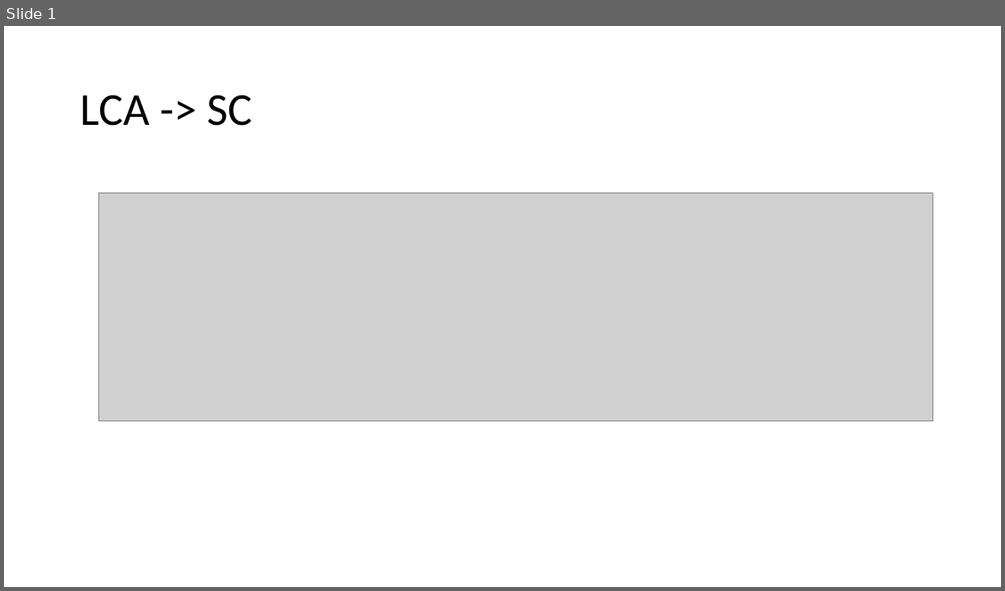
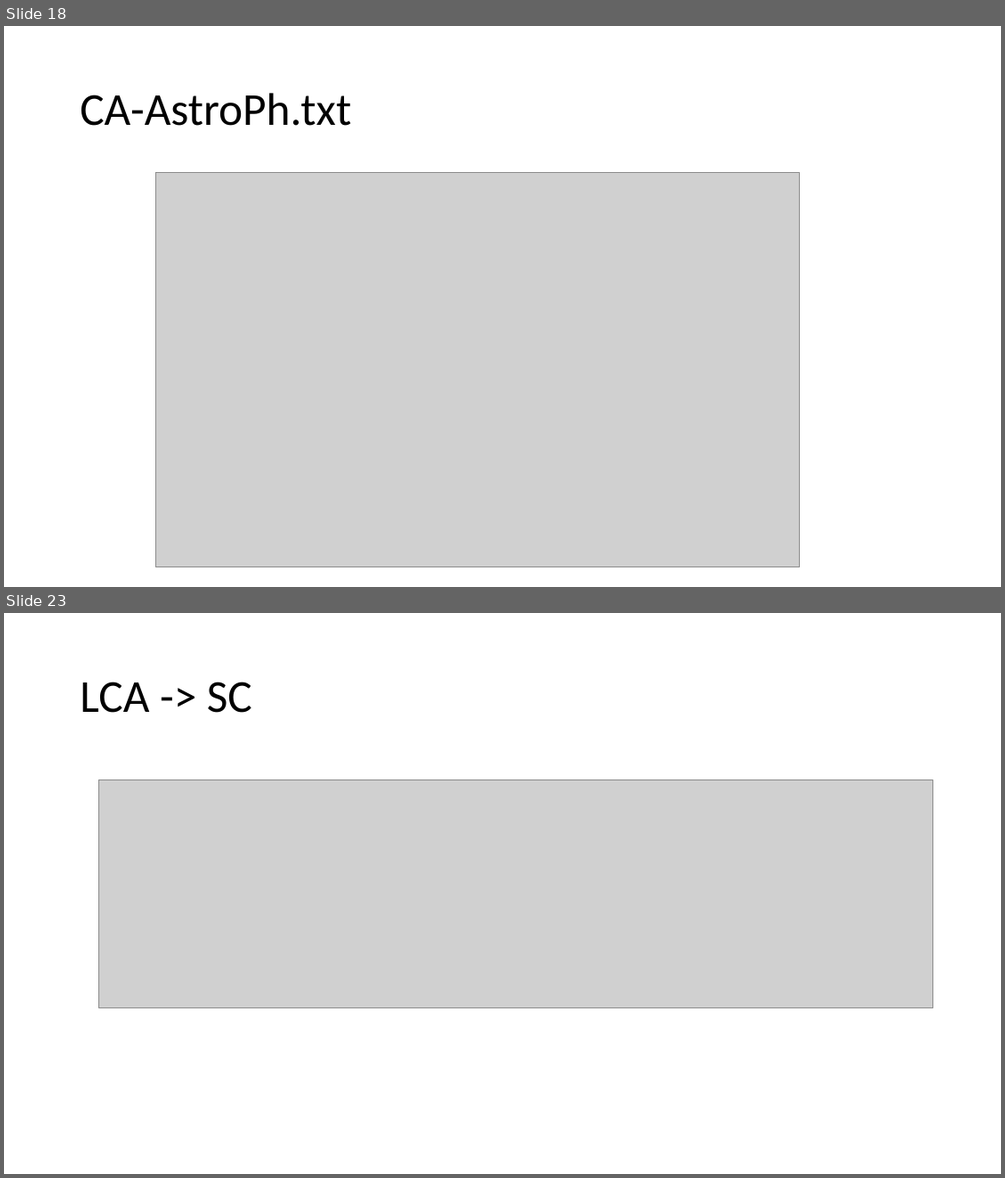
Before and after one commit to answerIII/Graph_Theory_LeetCode25, a slide deck: results/pres.pptx. Shown one above the other, each under a label of ours: slide 1 before the commit, slides 18 and 23 after it; the slides between them are not shown. The pictures are 1005x591 and 1005x1178 pixels, drawn with LibreOffice and Linux fonts; fonts in the diff are those of the drawing; grey boxes stand for pictures. Boxes give left, top, right and bottom in pixels: in the first picture for what was removed or moved away, otherwise in the second. Text is boxed around its words. In the diff, an @@ line names an element or a change of style, - is before the commit and + after.

```diff
--- a/results/pres.pptx
+++ b/results/pres.pptx
@@ slide 18 added at (x1=4, y1=26, x2=1001, y2=587), background #FFFFFF @@
@@ title added at (x1=80, y1=93, x2=351, y2=126), 44 pt, text #000000 @@
+CA-AstroPh.txt
@@ picture added at (x1=155, y1=173, x2=800, y2=566) @@
@@ what was slide 1 is now slide 23 @@
```
Also in this commit, not shown: 21 other slides added.
